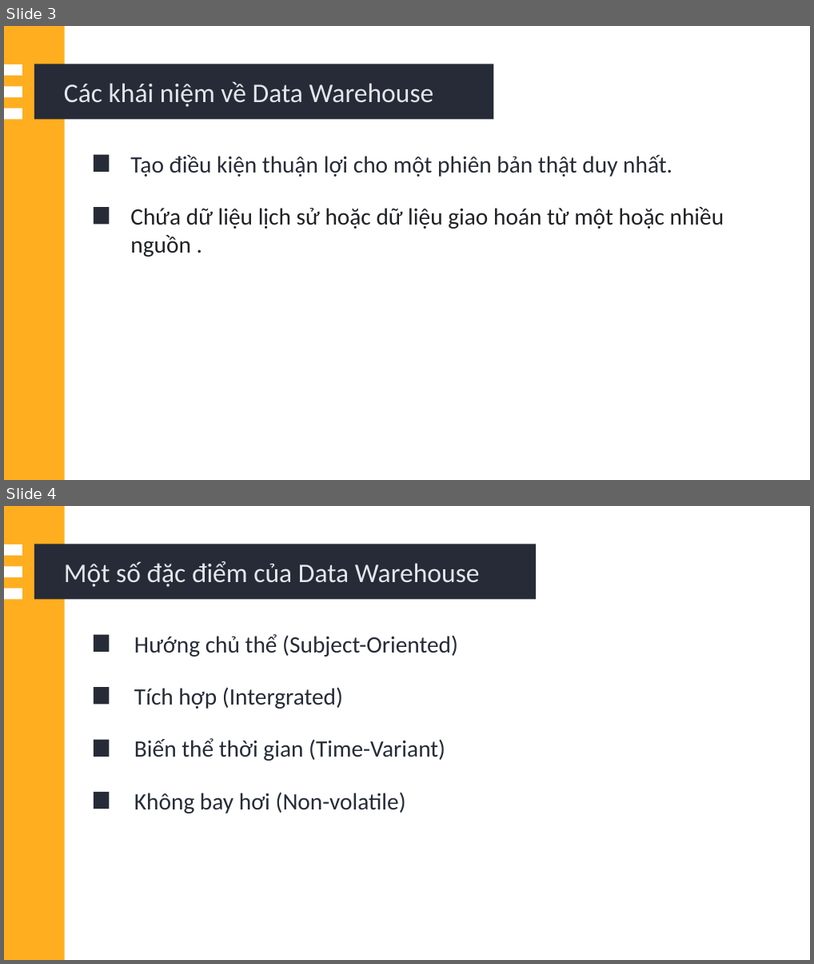
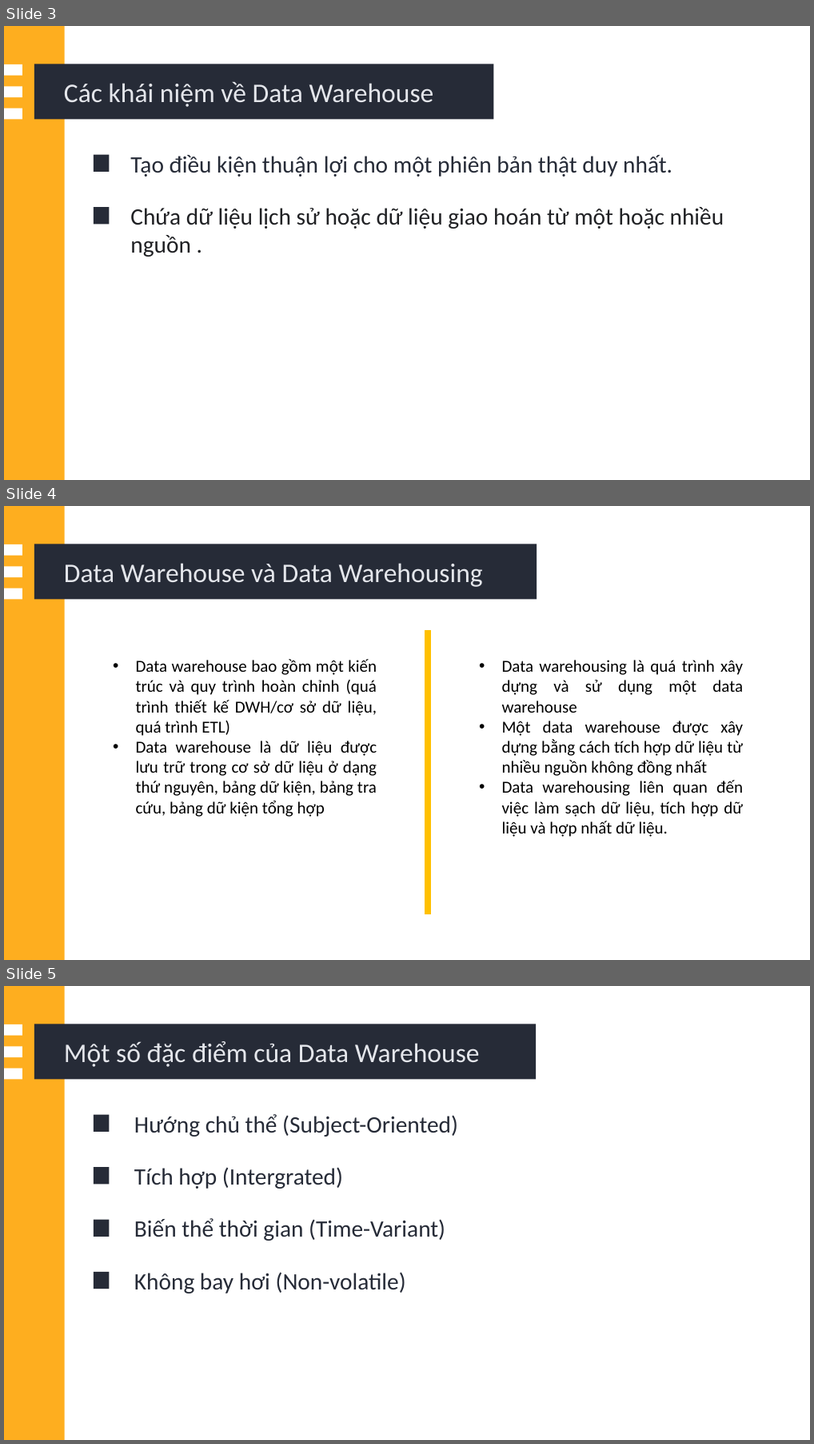
Before and after one commit to AglNoZero/TTKD-24, a slide deck: HW#1_Nhom - KDL/Cường/PowerPoint Presentation.pptx. Shown one above the other, each under a label of ours: slides 3 and 4 before the commit, slides 3, 4 and 5 after it. The pictures are 814x964 and 814x1444 pixels, drawn with LibreOffice and Linux fonts; fonts in the diff are those of the drawing. Boxes give left, top, right and bottom in pixels: in the first picture for what was removed or moved away, otherwise in the second. Text is boxed around its words. In the diff, an @@ line names an element or a change of style, - is before the commit and + after.

```diff
--- a/HW#1_Nhom - KDL/Cường/PowerPoint Presentation.pptx
+++ b/HW#1_Nhom - KDL/Cường/PowerPoint Presentation.pptx
@@ slide 4 added at (4,506,810,960), background #FFFFFF @@
@@ rectangle added at (4,506,65,960), fill #FEAE1F @@
@@ rectangle added at (4,544,22,555), fill #FFFFFF @@
@@ rectangle added at (34,544,537,599), fill #262B37 @@
@@ rectangle added at (4,567,22,577), fill #FFFFFF @@
@@ text added at (64,563,483,587), 32 pt, text #E4E6EB @@
+Data Warehouse và Data Warehousing
@@ rectangle added at (4,588,22,599), fill #FFFFFF @@
@@ rectangle added at (426,631,431,914), fill #FFC000, outline #FFC000 1 pt @@
@@ text added at (136,659,378,816), 20 pt, text #000000 @@
+• Data warehouse bao gồm một kiến trúc và quy trình hoàn chỉnh (quá trình thiết kế DWH/cơ sở dữ liệu, quá trình ETL)
+• Data warehouse là dữ liệu được lưu trữ trong cơ sở dữ liệu ở dạng thứ nguyên, bảng dữ kiện, bảng tra cứu, bảng dữ kiện tổng hợp
@@ text added at (502,660,743,836), 20 pt, text #000000 @@
+• Data warehousing là quá trình xây dựng và sử dụng một data warehouse
+• Một data warehouse được xây dựng bằng cách tích hợp dữ liệu từ nhiều nguồn không đồng nhất
+• Data warehousing liên quan đến việc làm sạch dữ liệu, tích hợp dữ liệu và hợp nhất dữ liệu.
@@ what was slide 4 is now slide 5 @@
```
Also in this commit, not shown: 2 slides changed, 1 other file.
